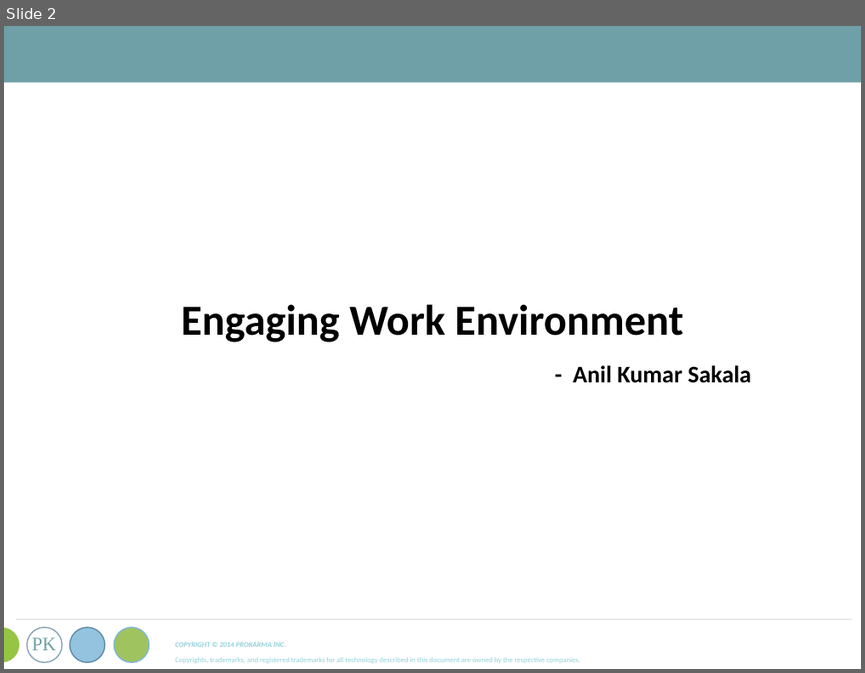
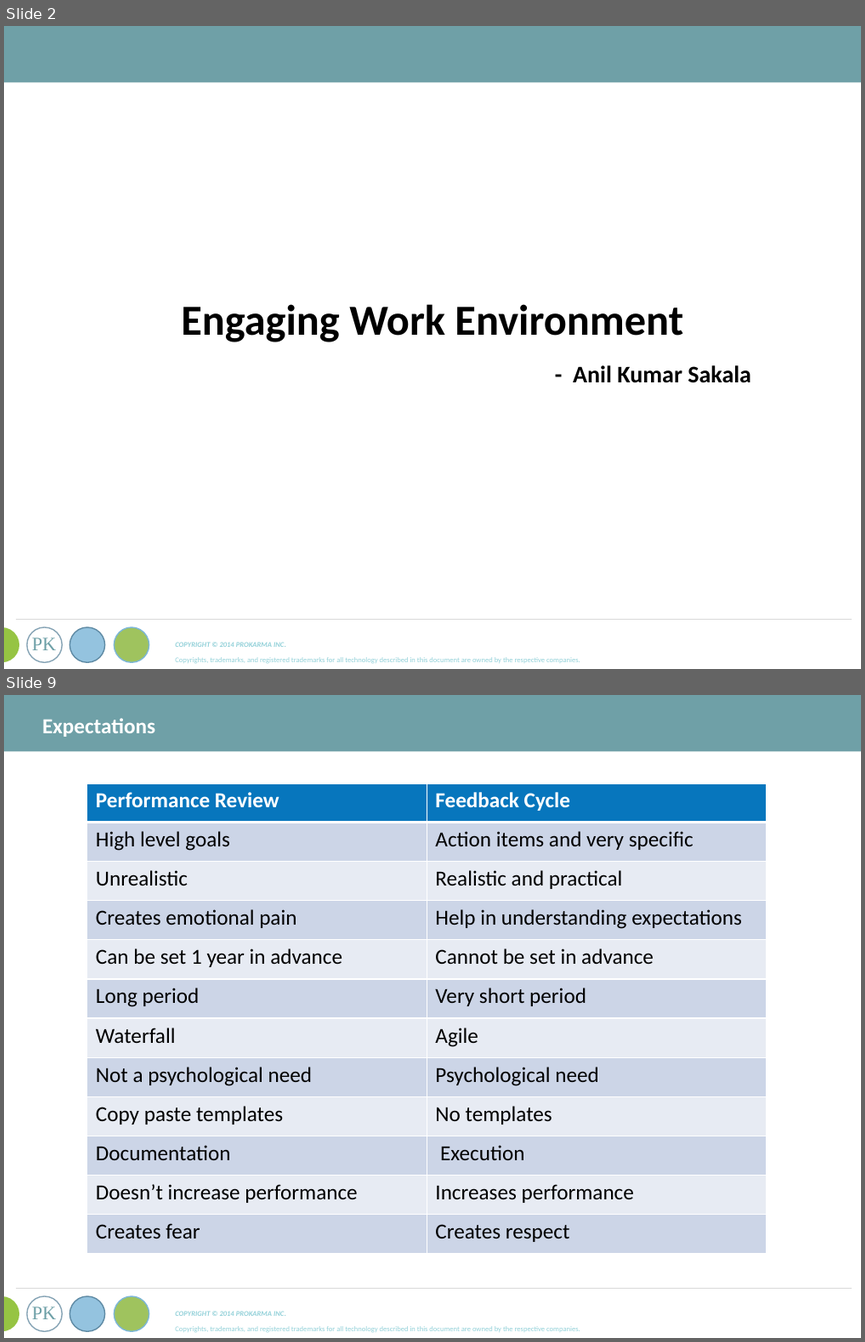
Before and after one commit to asakala/notes, a slide deck: Prokarma/ProKarma Ppt Template.pptx. Shown one above the other, each under a label of ours: slide 2 before the commit, slides 2 and 9 after it; the slides between them are not shown. The pictures are 865x673 and 865x1342 pixels, drawn with LibreOffice and Linux fonts; fonts in the diff are those of the drawing. Boxes give left, top, right and bottom in pixels: in the first picture for what was removed or moved away, otherwise in the second. Text is boxed around its words. In the diff, an @@ line names an element or a change of style, - is before the commit and + after.

```diff
--- a/Prokarma/ProKarma Ppt Template.pptx
+++ b/Prokarma/ProKarma Ppt Template.pptx
@@ slide 9 added at box(4, 695, 861, 1338), background #FFFFFF; not listed: 9 template elements that a slide beside it also shows @@
@@ text added at box(42, 718, 155, 737), 18 pt, text #FFFFFF, bold @@
+Expectations
@@ table added at box(87, 783, 766, 1253), 12 rows, 2 columns @@
+Performance Review | Feedback Cycle
+High level goals | Action items and very specific
+Unrealistic | Realistic and practical
+Creates emotional pain | Help in understanding expectations
+Can be set 1 year in advance | Cannot be set in advance
+Long period | Very short period
+Waterfall | Agile
+Not a psychological need | Psychological need
+Copy paste templates | No templates
+Documentation | Execution
+Doesn’t increase performance | Increases performance
+Creates fear | Creates respect
```
Also in this commit, not shown: 31 other slides added, 5 slides removed, 2 other files.
